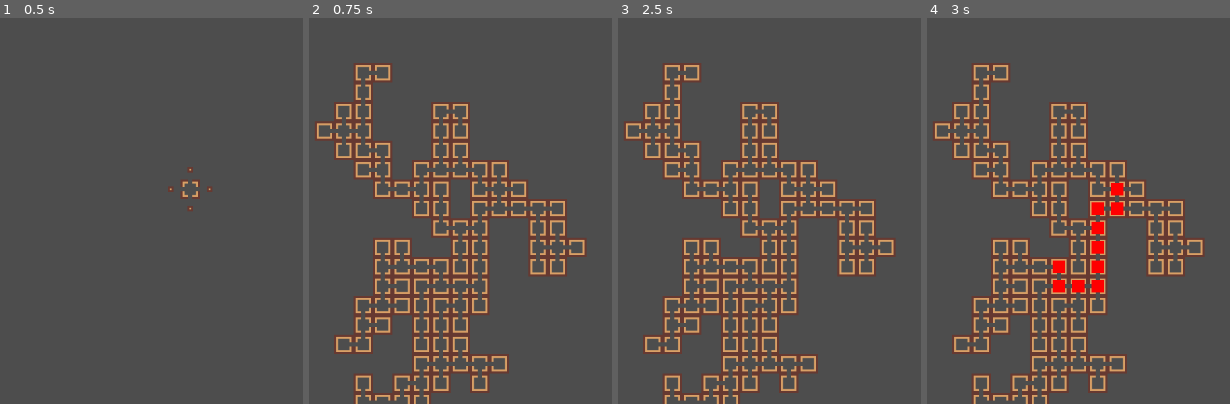
Above: before the commit, frames 1-4 (left to right).
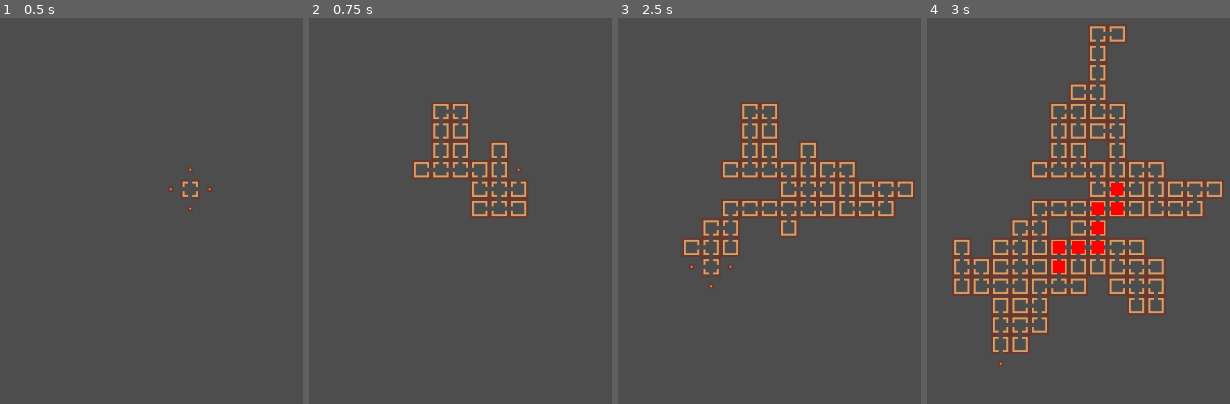
Above: after the commit, the same moments.

Repository: TreacherousDev/Treacherous
Game: Godot game, scene res://main/map_generator/map_generator.tscn
The game is run twice, just before and just after one commit, with the same random seed, the same clock (stepped at 60 frames per second) and the same inputs.
Inputs (mouse positions are in pixels of both pictures, inside the frame that each line leads up to):
- Up to frame 1 (0.5 s): no input
- Up to frame 2 (0.75 s): tap Enter (ui_accept) at 0.5 s; move the mouse to (outside the picture) at 0.52 s; hold Up (ui_up) from 0.53 s (still down); click (outside the picture) at 0.67 s
- Up to frame 3 (2.5 s): tap Enter (ui_accept) at 0.77, 1.25, 1.52, 2 s; move the mouse to (639, 203) at 1.27 s; release Up (ui_up) at 1.28 s; move the mouse to (878, 79) at 2.02 s; hold Up (ui_up) from 2.03 s (still down)
- Up to frame 4 (3 s): keep holding Up (ui_up); move the mouse to (1066, 268) at 2.77 s; click (1066, 268) at 2.92 s

Frame 1 is identical in both runs. In frame 2, 14% of the frame differs, in the area x 1-92%, y 11-100%; in frame 3, 15%; in frame 4, 18%, in the area x 1-99%, y 1-100%.

Commit message:
set default to random

Diff:
--- a/main/map_generator/map_generator.gd
+++ b/main/map_generator/map_generator.gd
@@ -33,7 +33,6 @@
 	rng.set_seed(3)
 	start()
 
-
 func _process(_delta):
 	if Input.is_action_just_pressed("ui_accept"):
 		get_tree().reload_current_scene()
@@ -53,7 +52,6 @@
 		if event.is_pressed():
 			var location = local_to_map(get_local_mouse_position())
 			draw_path.navigate_to_origin(location, cell_parent_position, tile_set.tile_size)
-
 
 ################
 # START METHOD #
@@ -68,7 +66,6 @@
 	active_cells.append(start_from)
 #	run_algorithm()
 
-
 ## Tracker for how many times the run_algorithm() function executes
 var iterations: int = 0
 ## The internal clock. It is how many times we run the algorithm on a single frame.
@@ -110,7 +107,6 @@
 		expand_map()
 	else:
 		print("Map completed in ", iterations, " iterations and ", expand_count, " expansions")
-
 
 #SHUFFLE ARRAY
 #input: array
@@ -269,7 +265,6 @@
 
 
 
-
 #########################################
 # FUNCTIONS TO MANIPULATE MAP STRUCTURE #
 #########################################
@@ -329,7 +324,7 @@
 ## min: picks a room from the lowest available depth  [br]
 ## random: picks a room from a random available depth [br]
 ## custom: picks a room from a custom available depth [br]
-@export var expand_mode := expand_modes.MAX
+@export var expand_mode := expand_modes.MIN
 
 ## list of rooms with only 1 opening direction
 var closing_rooms := []
@@ -400,7 +395,6 @@
 	room_to_open = select_random_element(room_selection)
 	return room_to_open
 
-
 #SELECT RANDOM ELEMENT
 #input: array
 #output: random element inside the array
@@ -409,6 +403,8 @@
 	var select_random : int = rng.randi_range(0, max)
 	var selected_element = array[select_random]
 	return selected_element
+
+
 
 
 #####################################
--- a/main/map_generator/map_generator.tscn
+++ b/main/map_generator/map_generator.tscn
@@ -11,8 +11,6 @@
 format = 2
 script = ExtResource("2_uhxcg")
 draw_path = NodePath("DrawPath")
-batch_size = 10
-expand_mode = 3
 
 [node name="Camera2D" type="Camera2D" parent="."]
 zoom = Vector2(0.35, 0.35)
